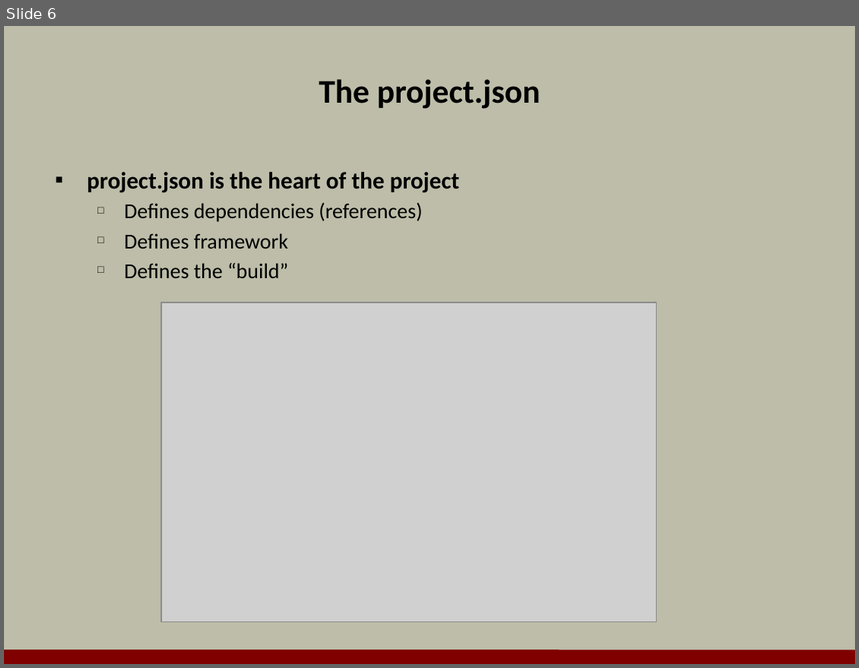
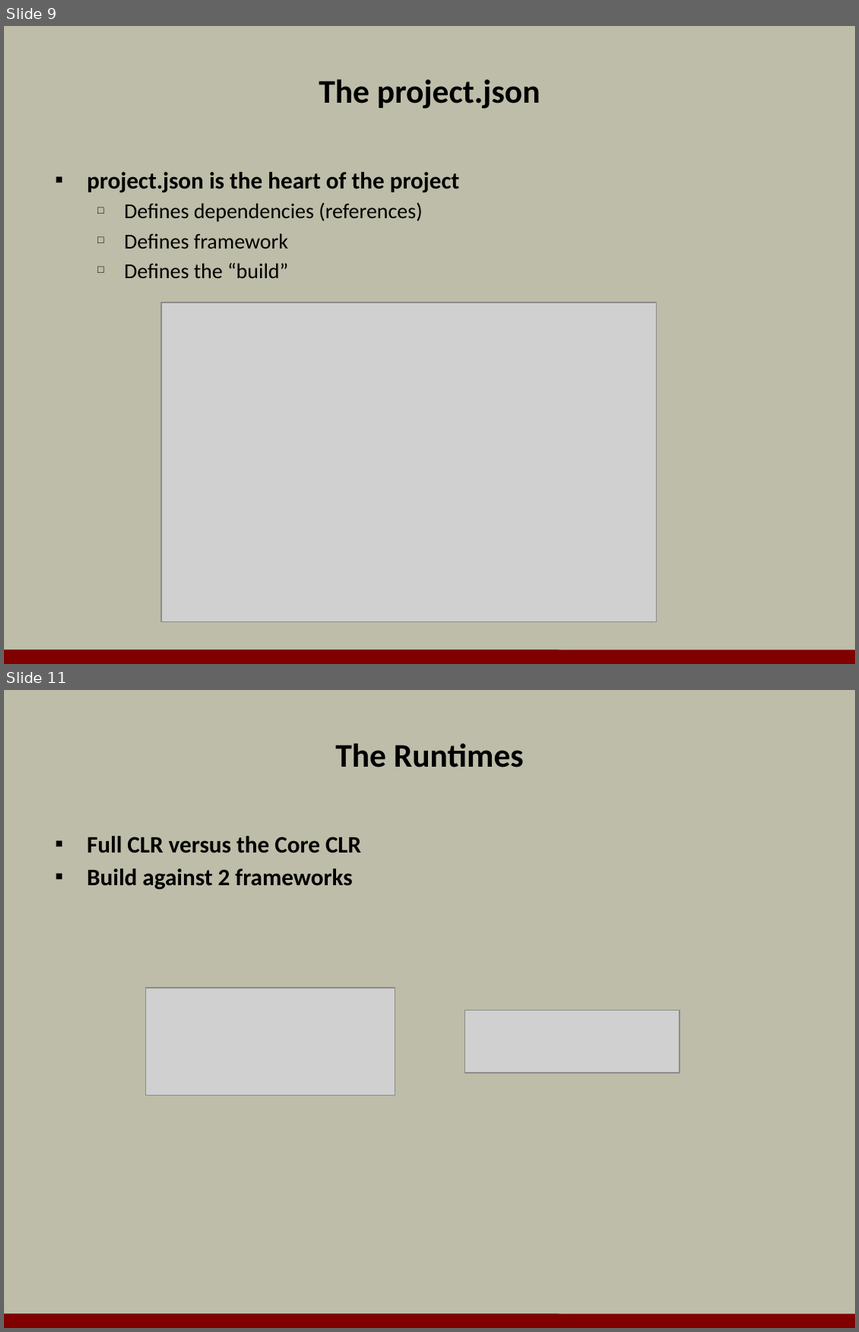
Before and after one commit to OdeToCode/classes, a slide deck: aspnet5/slides/01_Overview.pptx. Shown one above the other, each under a label of ours: slide 6 before the commit, slides 9 and 11 after it; the slides between them are not shown. The pictures are 859x668 and 859x1332 pixels, drawn with LibreOffice and Linux fonts; fonts in the diff are those of the drawing; grey boxes stand for pictures; background and template pictures are left out. Boxes give left, top, right and bottom in pixels: in the first picture for what was removed or moved away, otherwise in the second. Text is boxed around its words. In the diff, an @@ line names an element or a change of style, - is before the commit and + after.

```diff
--- a/aspnet5/slides/01_Overview.pptx
+++ b/aspnet5/slides/01_Overview.pptx
@@ slide 11 added at [4, 690, 855, 1328], background #BDBDA9; not listed: 1 template element that a slide beside it also shows @@
@@ title added at [335, 743, 524, 768], 28 pt, text #000000, bold @@
+The Runtimes
@@ text added at [87, 836, 361, 890], 20 pt, text #000000, bold @@
+▪ Full CLR versus the Core CLR
+▪ Build against 2 frameworks
@@ picture added at [146, 988, 395, 1095] @@
@@ picture added at [465, 1010, 680, 1073] @@
@@ what was slide 6 is now slide 9 @@
```
Also in this commit, not shown: 1 slide changed, 12 other slides added, 1 slide removed.
